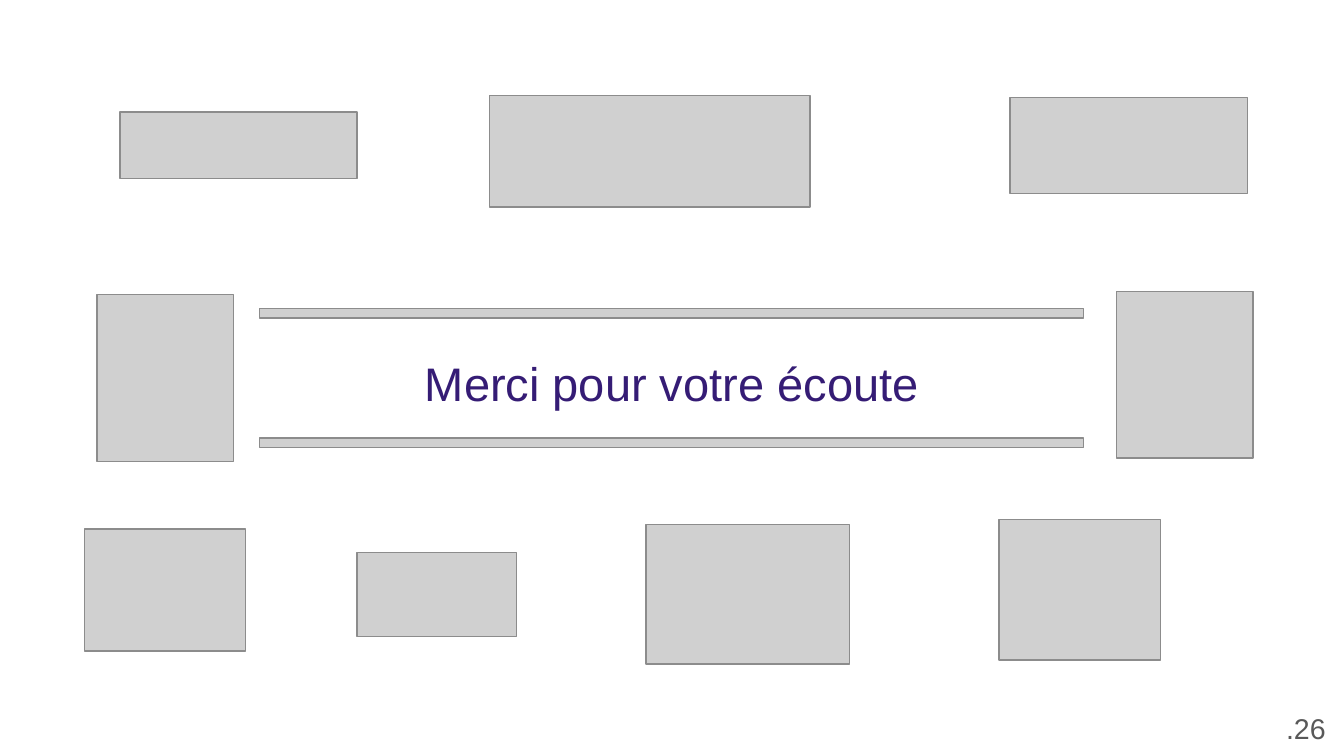
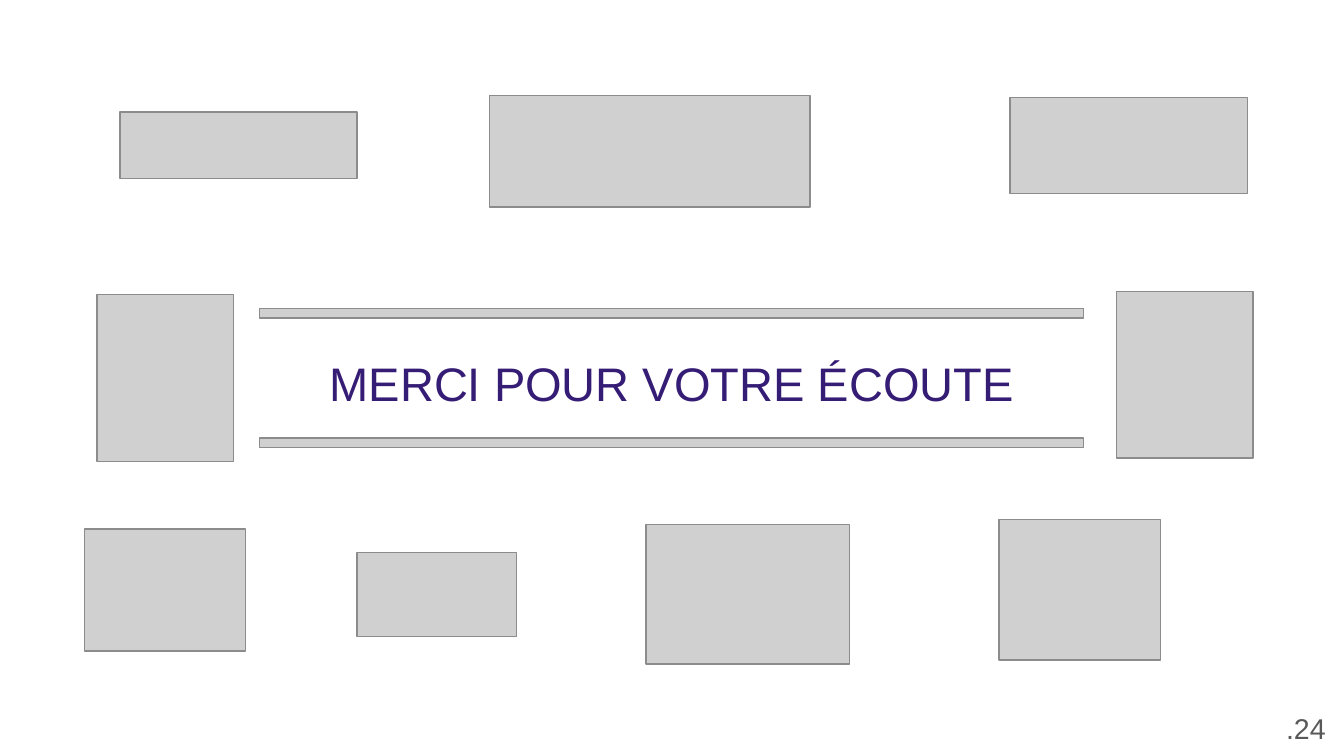
Before and after one commit to gaetancorin/btc_eth_streaming_data, a slide deck: slide 24 of _documentation/DOSSIER DE VALIDATION.pptx (slide 26 before the commit). Drawn at 1344x756 pixels with LibreOffice and Linux fonts; fonts in the diff are those of the drawing; grey boxes stand for pictures; background and template pictures are left out. Boxes give left, top, right and bottom in pixels: in the first picture for what was removed or moved away, otherwise in the second. Text is boxed around its words. In the diff, an @@ line names an element or a change of style, - is before the commit and + after.

```diff
--- a/_documentation/DOSSIER DE VALIDATION.pptx
+++ b/_documentation/DOSSIER DE VALIDATION.pptx
@@ title at [330,364,1014,402]: text changed @@
-Merci pour votre écoute
+MERCI POUR VOTRE ÉCOUTE
@@ text at [1286,719,1326,739]: text changed @@
-.26
+.24
```
Also in this commit, not shown: 15 other slides changed, 6 slides added, 8 slides removed, 24 other files.
